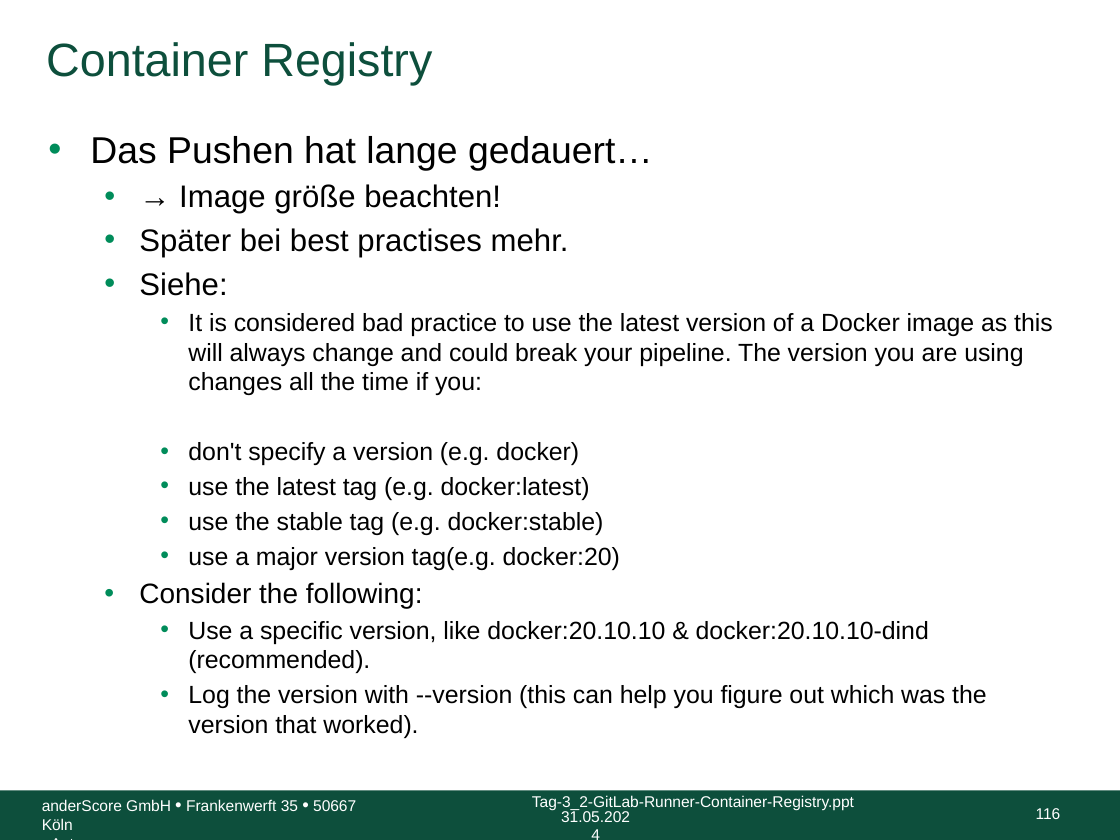
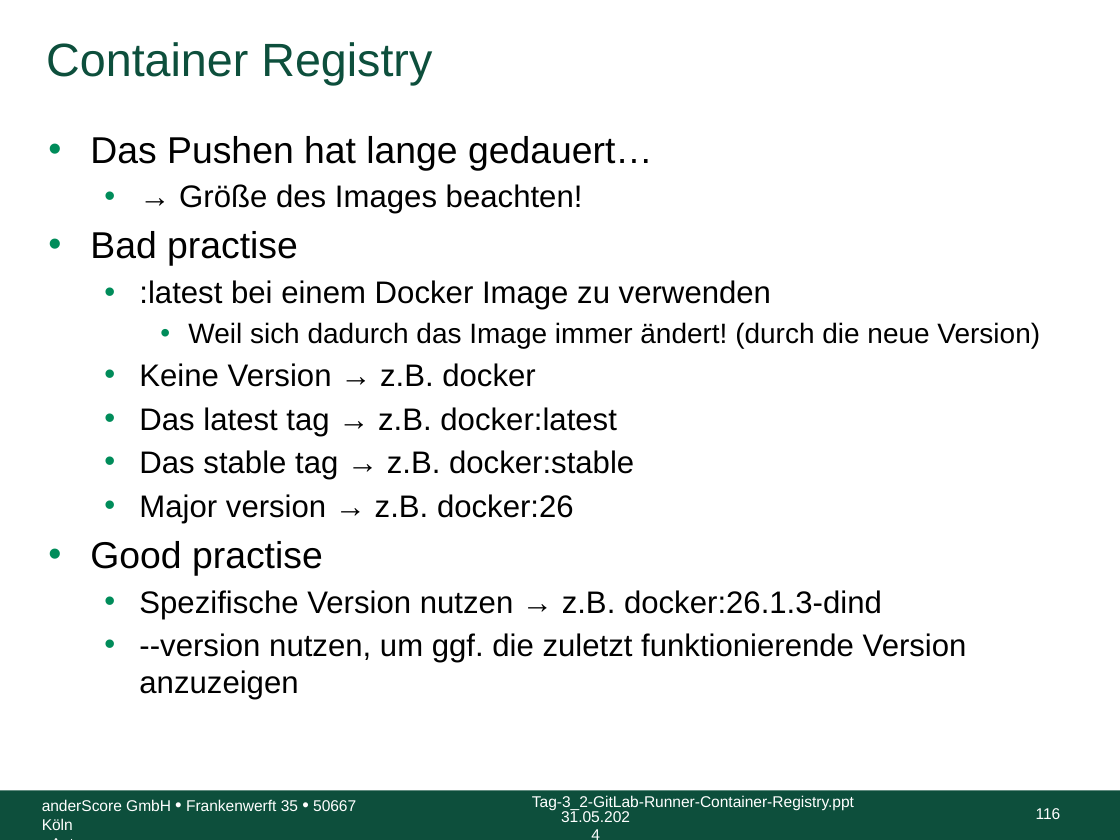
Before and after one commit to anderscore-gmbh/gitlab, a slide deck: slide 116 of slides/Tag-3_2-GitLab-Runner-Container-Registry.pptx. Drawn at 1120x840 pixels with LibreOffice and Linux fonts; fonts in the diff are those of the drawing; background and template pictures are left out. Boxes give left, top, right and bottom in pixels: in the first picture for what was removed or moved away, otherwise in the second. Text is boxed around its words. In the diff, an @@ line names an element or a change of style, - is before the commit and + after.

Commit message:
Tag-3_2: bad & good practises hinzugefügt

```diff
--- a/slides/Tag-3_2-GitLab-Runner-Container-Registry.pptx
+++ b/slides/Tag-3_2-GitLab-Runner-Container-Registry.pptx
@@ text at [90,184,1040,700]: text changed; size 16 to 20 pt @@
-  • → Image größe beachten!
-  • Später bei best practises mehr.
-  • Siehe:
-    • It is considered bad practice to use the latest version of a Docker image as this will always change and could break your pipeline. The version you are using changes all the time if you:
-    • don't specify a version (e.g. docker)
-    • use the latest tag (e.g. docker:latest)
-    • use the stable tag (e.g. docker:stable)
-    • use a major version tag(e.g. docker:20)
-  • Consider the following:
-    • Use a specific version, like docker:20.10.10 & docker:20.10.10-dind (recommended).
-    • Log the version with --version (this can help you figure out which was the version that worked).
+  • → Größe des Images beachten!
+• Bad practise
+  • :latest bei einem Docker Image zu verwenden
+    • Weil sich dadurch das Image immer ändert! (durch die neue Version)
+  • Keine Version → z.B. docker
+  • Das latest tag → z.B. docker:latest
+  • Das stable tag → z.B. docker:stable
+  • Major version → z.B. docker:26
+• Good practise
+  • Spezifische Version nutzen → z.B. docker:26.1.3-dind
+  • --version nutzen, um ggf. die zuletzt funktionierende Version anzuzeigen
```
Also in this commit, not shown: 1 other slide changed.
